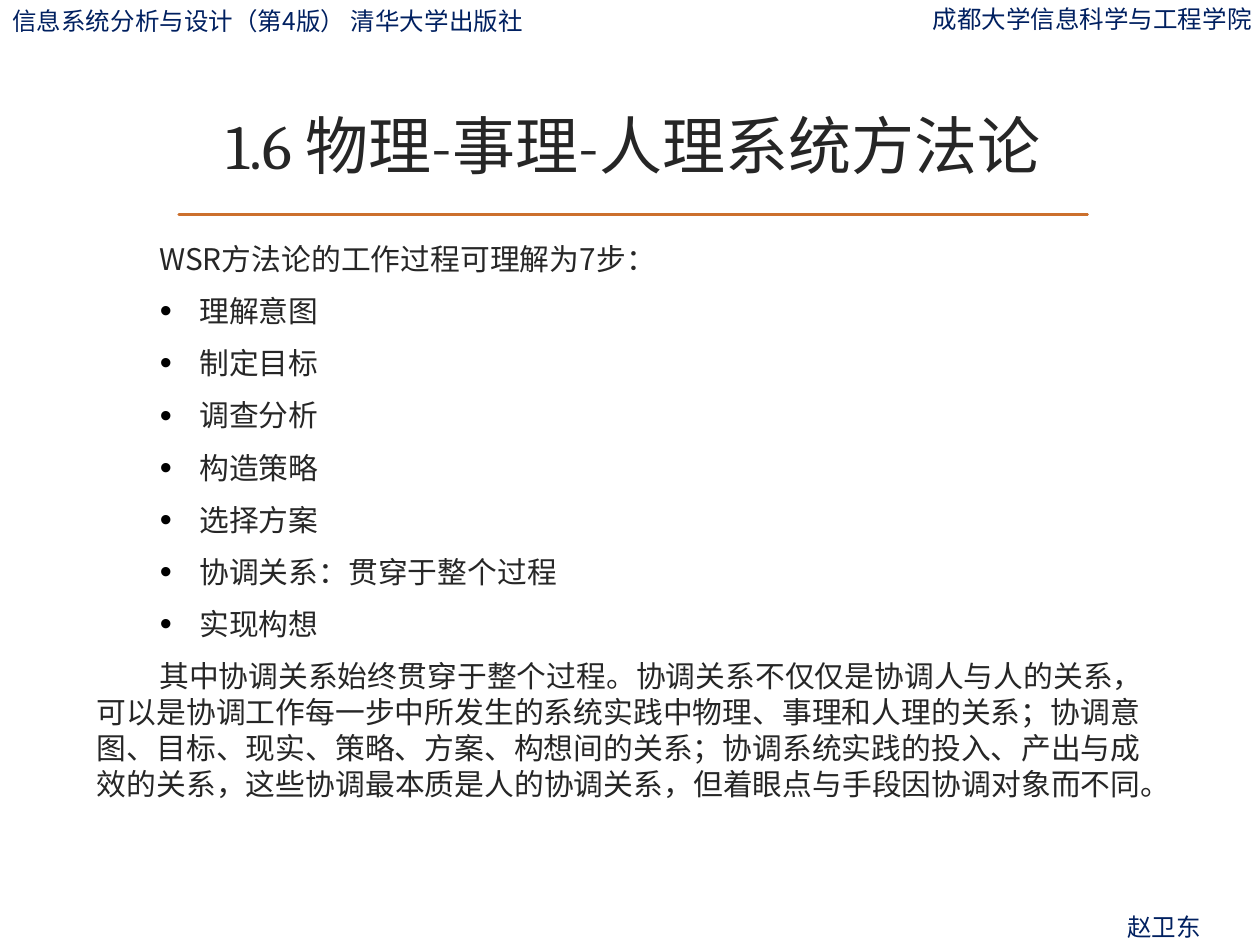
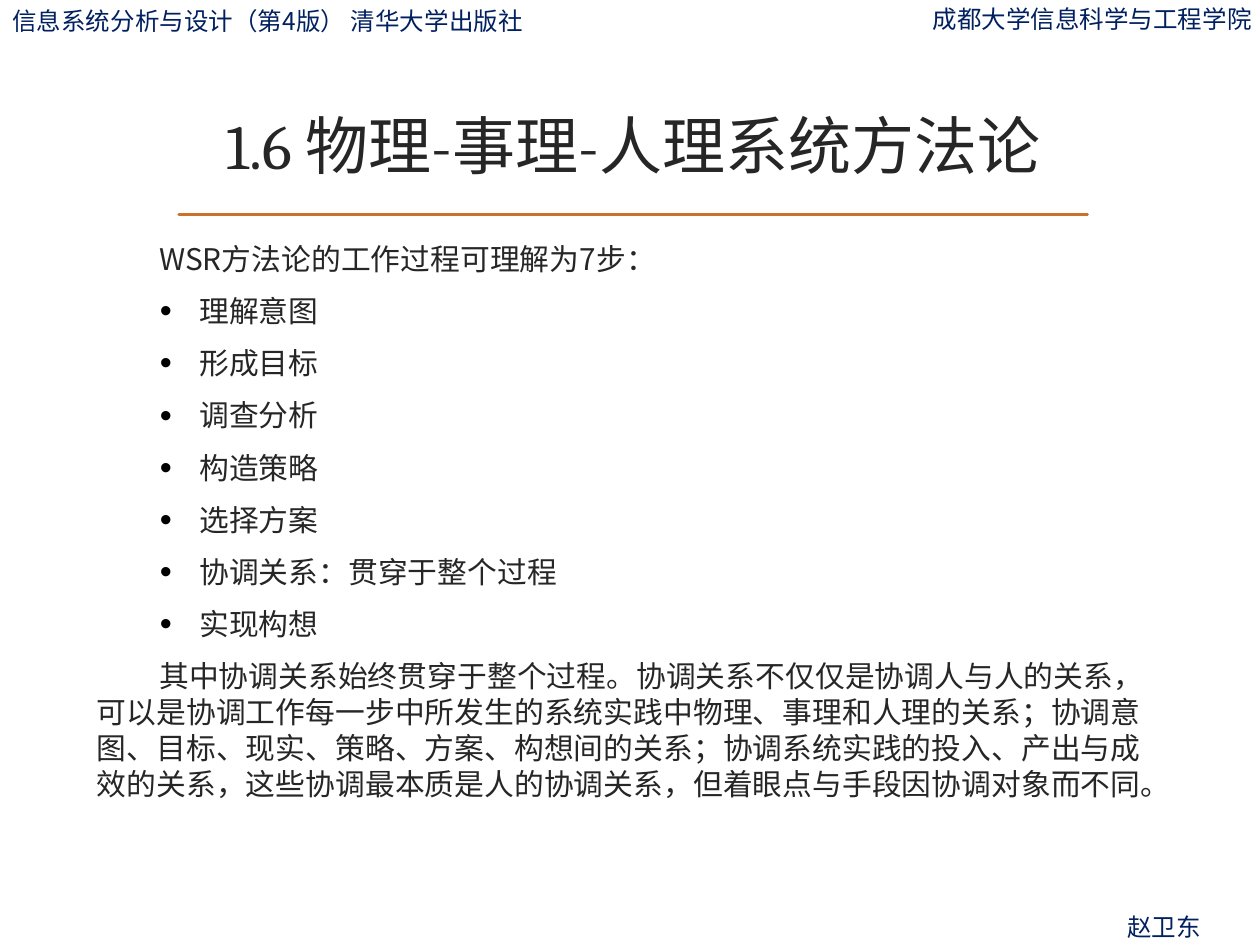
Before and after one commit to zwdcdu/is_analysis, a slide deck: slide 39 of ppt/第1章-系统思想.pptx (slide 37 before the commit). Drawn at 1260x945 pixels with LibreOffice and Linux fonts; fonts in the diff are those of the drawing; background and template pictures are left out. Boxes give left, top, right and bottom in pixels: in the first picture for what was removed or moved away, otherwise in the second. Text is boxed around its words. In the diff, an @@ line names an element or a change of style, - is before the commit and + after.

Commit message:
version1

```diff
--- a/ppt/第1章-系统思想.pptx
+++ b/ppt/第1章-系统思想.pptx
@@ text at (199, 349, 318, 377): text changed @@
-  • 制定目标
+  • 形成目标
```
Also in this commit, not shown: 3 slides added.
